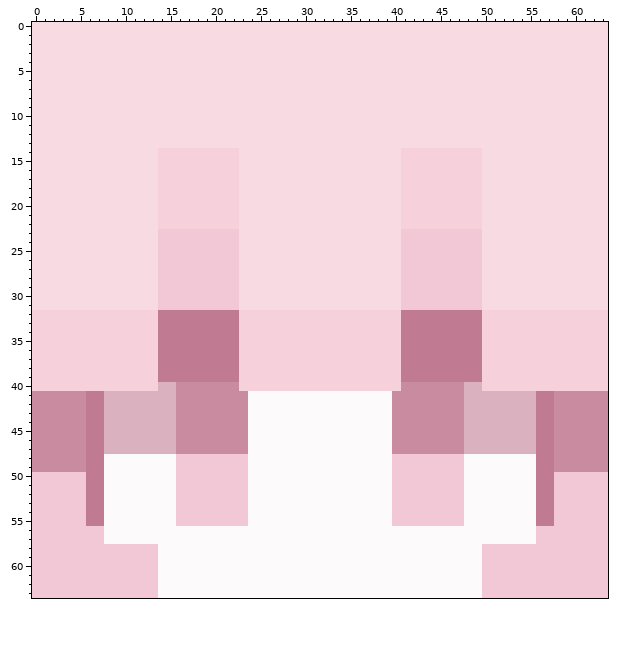
Pixel-art sprite, stored at skins/6e416b04-2478-4d18-88c5-6f0ab6832a2a.png. This is how it looked before the edit.
The file is 64x64 pixels. Colours within 5 levels of each other are drawn and written as one.
Once edited:
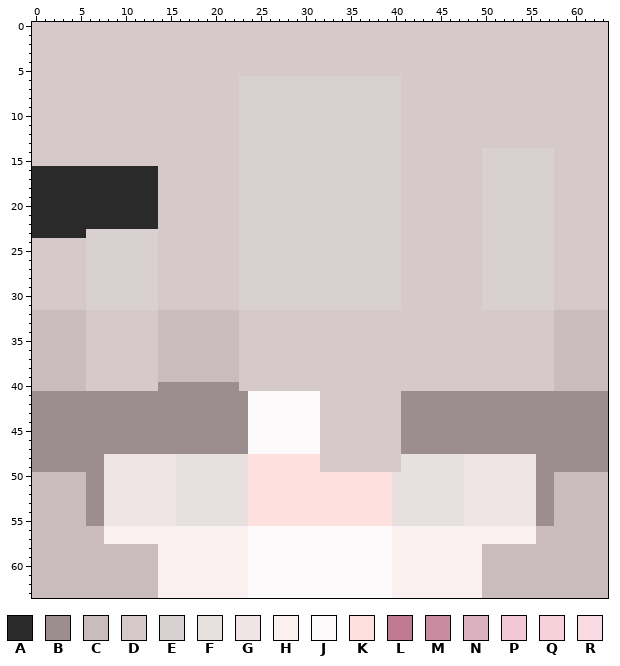
Palette (. is transparent): A #2a2a2a  B #9c8d8e  C #cabcbd  D #d6c9ca  E #d9d0d1  F #e6e1de  G #eee5e4  H #faf0f0  J #fcfafa  K #fee0df  L #c07b93  M #c88ba0  N #d9b1bf  P #f2c8d7  Q #f6d0db  R #f8dae3
Commit: 自動上傳玩家 lgegg 的皮膚臉部
Changes in this commit:
Changed rows in their new state; - is an unchanged pixel.
first column x 0:
 0 DDDDDDDDDDDDDDDDDDDDDDDDDDDDDDDDDDDDDDDDDDDDDDDDDDDDDDDDDDDDDDDD
 1 DDDDDDDDDDDDDDDDDDDDDDDDDDDDDDDDDDDDDDDDDDDDDDDDDDDDDDDDDDDDDDDD
 2 DDDDDDDDDDDDDDDDDDDDDDDDDDDDDDDDDDDDDDDDDDDDDDDDDDDDDDDDDDDDDDDD
 3 DDDDDDDDDDDDDDDDDDDDDDDDDDDDDDDDDDDDDDDDDDDDDDDDDDDDDDDDDDDDDDDD
 4 DDDDDDDDDDDDDDDDDDDDDDDDDDDDDDDDDDDDDDDDDDDDDDDDDDDDDDDDDDDDDDDD
 5 DDDDDDDDDDDDDDDDDDDDDDDDDDDDDDDDDDDDDDDDDDDDDDDDDDDDDDDDDDDDDDDD
 6 DDDDDDDDDDDDDDDDDDDDDDDEEEEEEEEEEEEEEEEEEDDDDDDDDDDDDDDDDDDDDDDD
 7 DDDDDDDDDDDDDDDDDDDDDDDEEEEEEEEEEEEEEEEEEDDDDDDDDDDDDDDDDDDDDDDD
 8 DDDDDDDDDDDDDDDDDDDDDDDEEEEEEEEEEEEEEEEEEDDDDDDDDDDDDDDDDDDDDDDD
 9 DDDDDDDDDDDDDDDDDDDDDDDEEEEEEEEEEEEEEEEEEDDDDDDDDDDDDDDDDDDDDDDD
10 DDDDDDDDDDDDDDDDDDDDDDDEEEEEEEEEEEEEEEEEEDDDDDDDDDDDDDDDDDDDDDDD
11 DDDDDDDDDDDDDDDDDDDDDDDEEEEEEEEEEEEEEEEEEDDDDDDDDDDDDDDDDDDDDDDD
12 DDDDDDDDDDDDDDDDDDDDDDDEEEEEEEEEEEEEEEEEEDDDDDDDDDDDDDDDDDDDDDDD
13 DDDDDDDDDDDDDDDDDDDDDDDEEEEEEEEEEEEEEEEEEDDDDDDDDDDDDDDDDDDDDDDD
14 DDDDDDDDDDDDDDDDDDDDDDDEEEEEEEEEEEEEEEEEEDDDDDDDDDEEEEEEEEDDDDDD
15 DDDDDDDDDDDDDDDDDDDDDDDEEEEEEEEEEEEEEEEEEDDDDDDDDDEEEEEEEEDDDDDD
16 AAAAAAAAAAAAAADDDDDDDDDEEEEEEEEEEEEEEEEEEDDDDDDDDDEEEEEEEEDDDDDD
17 AAAAAAAAAAAAAADDDDDDDDDEEEEEEEEEEEEEEEEEEDDDDDDDDDEEEEEEEEDDDDDD
18 AAAAAAAAAAAAAADDDDDDDDDEEEEEEEEEEEEEEEEEEDDDDDDDDDEEEEEEEEDDDDDD
19 AAAAAAAAAAAAAADDDDDDDDDEEEEEEEEEEEEEEEEEEDDDDDDDDDEEEEEEEEDDDDDD
20 AAAAAAAAAAAAAADDDDDDDDDEEEEEEEEEEEEEEEEEEDDDDDDDDDEEEEEEEEDDDDDD
21 AAAAAAAAAAAAAADDDDDDDDDEEEEEEEEEEEEEEEEEEDDDDDDDDDEEEEEEEEDDDDDD
22 AAAAAAAAAAAAAADDDDDDDDDEEEEEEEEEEEEEEEEEEDDDDDDDDDEEEEEEEEDDDDDD
23 AAAAAAEEEEEEEEDDDDDDDDDEEEEEEEEEEEEEEEEEEDDDDDDDDDEEEEEEEEDDDDDD
24 DDDDDDEEEEEEEEDDDDDDDDDEEEEEEEEEEEEEEEEEEDDDDDDDDDEEEEEEEEDDDDDD
25 DDDDDDEEEEEEEEDDDDDDDDDEEEEEEEEEEEEEEEEEEDDDDDDDDDEEEEEEEEDDDDDD
26 DDDDDDEEEEEEEEDDDDDDDDDEEEEEEEEEEEEEEEEEEDDDDDDDDDEEEEEEEEDDDDDD
27 DDDDDDEEEEEEEEDDDDDDDDDEEEEEEEEEEEEEEEEEEDDDDDDDDDEEEEEEEEDDDDDD
28 DDDDDDEEEEEEEEDDDDDDDDDEEEEEEEEEEEEEEEEEEDDDDDDDDDEEEEEEEEDDDDDD
29 DDDDDDEEEEEEEEDDDDDDDDDEEEEEEEEEEEEEEEEEEDDDDDDDDDEEEEEEEEDDDDDD
30 DDDDDDEEEEEEEEDDDDDDDDDEEEEEEEEEEEEEEEEEEDDDDDDDDDEEEEEEEEDDDDDD
31 DDDDDDEEEEEEEEDDDDDDDDDEEEEEEEEEEEEEEEEEEDDDDDDDDDEEEEEEEEDDDDDD
32 CCCCCCDDDDDDDDCCCCCCCCCDDDDDDDDDDDDDDDDDDDDDDDDDDDDDDDDDDDCCCCCC
33 CCCCCCDDDDDDDDCCCCCCCCCDDDDDDDDDDDDDDDDDDDDDDDDDDDDDDDDDDDCCCCCC
34 CCCCCCDDDDDDDDCCCCCCCCCDDDDDDDDDDDDDDDDDDDDDDDDDDDDDDDDDDDCCCCCC
35 CCCCCCDDDDDDDDCCCCCCCCCDDDDDDDDDDDDDDDDDDDDDDDDDDDDDDDDDDDCCCCCC
36 CCCCCCDDDDDDDDCCCCCCCCCDDDDDDDDDDDDDDDDDDDDDDDDDDDDDDDDDDDCCCCCC
37 CCCCCCDDDDDDDDCCCCCCCCCDDDDDDDDDDDDDDDDDDDDDDDDDDDDDDDDDDDCCCCCC
38 CCCCCCDDDDDDDDCCCCCCCCCDDDDDDDDDDDDDDDDDDDDDDDDDDDDDDDDDDDCCCCCC
39 CCCCCCDDDDDDDDCCCCCCCCCDDDDDDDDDDDDDDDDDDDDDDDDDDDDDDDDDDDCCCCCC
40 CCCCCCDDDDDDDDBBBBBBBBBDDDDDDDDDDDDDDDDDDDDDDDDDDDDDDDDDDDCCCCCC
41 BBBBBBBBBBBBBBBBBBBBBBBB--------DDDDDDDDDBBBBBBBBBBBBBBBBBBBBBBB
42 BBBBBBBBBBBBBBBBBBBBBBBB--------DDDDDDDDDBBBBBBBBBBBBBBBBBBBBBBB
43 BBBBBBBBBBBBBBBBBBBBBBBB--------DDDDDDDDDBBBBBBBBBBBBBBBBBBBBBBB
44 BBBBBBBBBBBBBBBBBBBBBBBB--------DDDDDDDDDBBBBBBBBBBBBBBBBBBBBBBB
45 BBBBBBBBBBBBBBBBBBBBBBBB--------DDDDDDDDDBBBBBBBBBBBBBBBBBBBBBBB
46 BBBBBBBBBBBBBBBBBBBBBBBB--------DDDDDDDDDBBBBBBBBBBBBBBBBBBBBBBB
47 BBBBBBBBBBBBBBBBBBBBBBBB--------DDDDDDDDDBBBBBBBBBBBBBBBBBBBBBBB
48 BBBBBBBBGGGGGGGGFFFFFFFFKKKKKKKKDDDDDDDDDFFFFFFFGGGGGGGGBBBBBBBB
49 BBBBBBBBGGGGGGGGFFFFFFFFKKKKKKKKDDDDDDDDDFFFFFFFGGGGGGGGBBBBBBBB
50 CCCCCCBBGGGGGGGGFFFFFFFFKKKKKKKKKKKKKKKKFFFFFFFFGGGGGGGGBBCCCCCC
51 CCCCCCBBGGGGGGGGFFFFFFFFKKKKKKKKKKKKKKKKFFFFFFFFGGGGGGGGBBCCCCCC
52 CCCCCCBBGGGGGGGGFFFFFFFFKKKKKKKKKKKKKKKKFFFFFFFFGGGGGGGGBBCCCCCC
53 CCCCCCBBGGGGGGGGFFFFFFFFKKKKKKKKKKKKKKKKFFFFFFFFGGGGGGGGBBCCCCCC
54 CCCCCCBBGGGGGGGGFFFFFFFFKKKKKKKKKKKKKKKKFFFFFFFFGGGGGGGGBBCCCCCC
55 CCCCCCBBGGGGGGGGFFFFFFFFKKKKKKKKKKKKKKKKFFFFFFFFGGGGGGGGBBCCCCCC
56 CCCCCCCCHHHHHHHHHHHHHHHH----------------HHHHHHHHHHHHHHHHCCCCCCCC
57 CCCCCCCCHHHHHHHHHHHHHHHH----------------HHHHHHHHHHHHHHHHCCCCCCCC
58 CCCCCCCCCCCCCCHHHHHHHHHH----------------HHHHHHHHHHCCCCCCCCCCCCCC
59 CCCCCCCCCCCCCCHHHHHHHHHH----------------HHHHHHHHHHCCCCCCCCCCCCCC
60 CCCCCCCCCCCCCCHHHHHHHHHH----------------HHHHHHHHHHCCCCCCCCCCCCCC
61 CCCCCCCCCCCCCCHHHHHHHHHH----------------HHHHHHHHHHCCCCCCCCCCCCCC
62 CCCCCCCCCCCCCCHHHHHHHHHH----------------HHHHHHHHHHCCCCCCCCCCCCCC
63 CCCCCCCCCCCCCCHHHHHHHHHH----------------HHHHHHHHHHCCCCCCCCCCCCCC
Where, in picture pixels (left, top, right, bottom), the same in both pictures:
changed: (32, 22, 608, 598)
